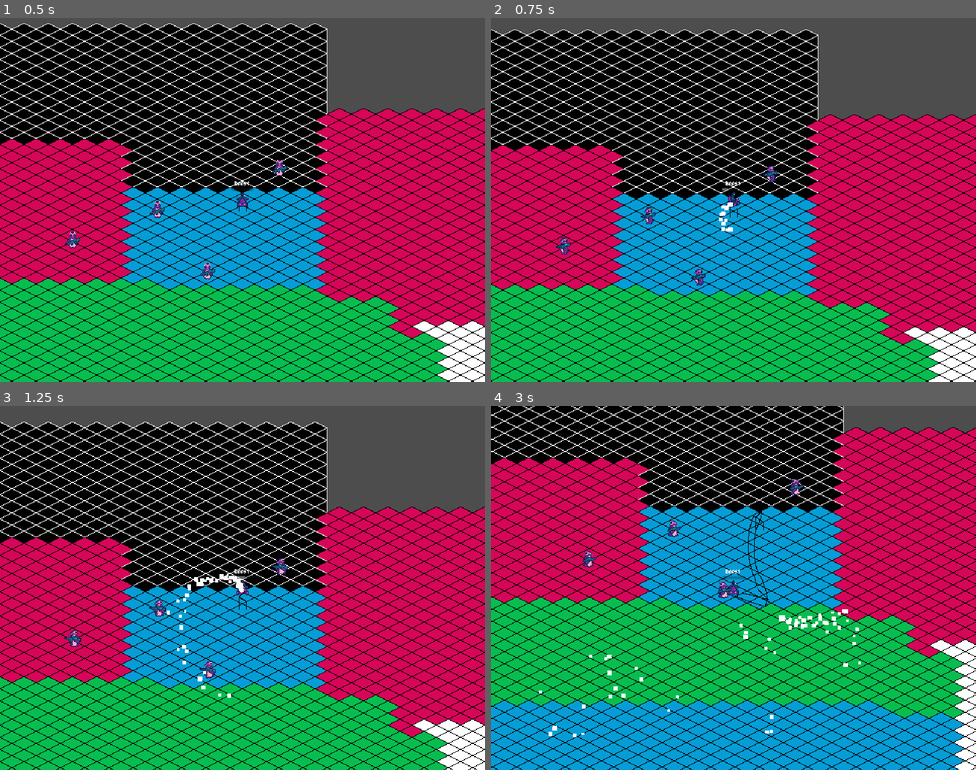
Above: before the commit, frames 1-4 (two rows, left to right).
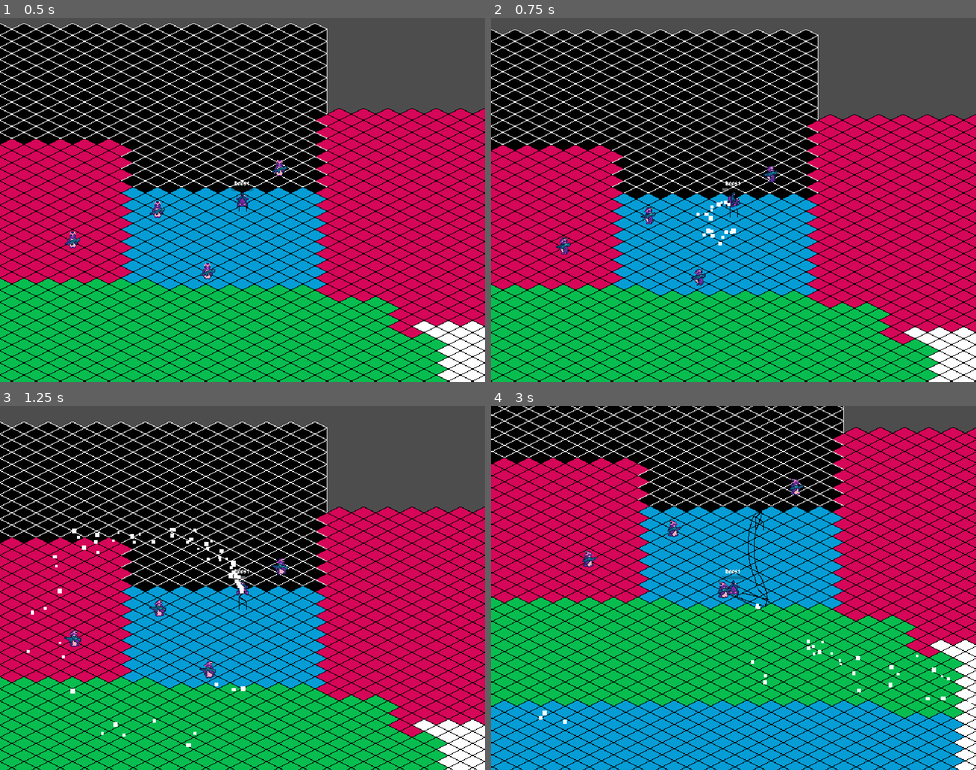
Above: after the commit, the same moments.

Repository: robert-brosh23/SLICK
Game: Godot game, scene res://main.tscn
The game is run twice, just before and just after one commit, with the same random seed, the same clock (stepped at 60 frames per second) and the same inputs.
Inputs:
- Up to frame 1 (0.5 s): no input
- Up to frame 2 (0.75 s): hold D (right) from 0.53 s (still down); hold Space (space) from 0.53 s (still down)
- Up to frame 3 (1.25 s): keep holding D (right); keep holding Space (space)
- Up to frame 4 (3 s): release D (right) at 1.28 s; release Space (space) at 1.28 s; hold A (left) 1.28-2.03 s; tap Space (space) at 1.35, 2.85 s; hold Space (space) 2.03-2.78 s; hold D (right) from 2.03 s (still down)

Frame 1 is identical in both runs. In frame 2, 0.2% of the frame differs, in the area x 42-51%, y 50-63%; in frame 3, 0.6%; in frame 4, 0.6%, in the area x 9-99%, y 54-91%.

Commit message:
add hitboxes

Diff:
--- a/player/player.gd
+++ b/player/player.gd
@@ -27,4 +27,3 @@
 	velocity.y *= 0.5
 	move_and_slide()
 	velocity.y *= 2.0
-	print(velocity.length())
--- a/player/snow_spray_particles/spawner/particle_spawner.gd
+++ b/player/snow_spray_particles/spawner/particle_spawner.gd
@@ -7,13 +7,14 @@
 var last_rotation : float
 var prev_particle_angle : Vector2
 var prev_particle_velocity : float
+var particle_spawn_angle: Vector2
+var particle_velocity: float
 
 func _process(delta: float) -> void:
 	var player_velocity_normalized = player.velocity.normalized() * -1
 
 	var rotation_delta = _get_and_update_rotation_delta(delta)
 
-	var particle_spawn_angle
 	if rotation_delta > 0 && player.velocity.length() > 20.0:
 		particle_spawn_angle = lerp(prev_particle_angle, (Vector2.UP.rotated(player.player_rotation.rotation) + player_velocity_normalized).normalized() * Vector2(-1.0,-1.0), 1.0 - exp(-8.0 * delta))
 	else:
@@ -21,7 +22,7 @@
 
 	prev_particle_angle = particle_spawn_angle
 
-	var particle_velocity = lerp(prev_particle_velocity, 10 + (player.velocity.length() * 1.2) * (5000.0 * rotation_delta),  1.0 - exp(-8.0 * delta))
+	particle_velocity = lerp(prev_particle_velocity, 10 + (player.velocity.length() * 1.2) * (5000.0 * rotation_delta),  1.0 - exp(-8.0 * delta))
 	prev_particle_velocity = particle_velocity
 
 	var mat = continuous_spawner.process_material as ParticleProcessMaterial
@@ -32,8 +33,15 @@
 func spawn_continuous():
 	prev_particle_velocity = 100.0
 	continuous_spawner.emitting = true
+	spawn_hurtboxes()
+
+func spawn_hurtboxes():
+	while continuous_spawner.emitting:
+		get_tree().root.add_child(SnowSprayHurtbox.spawn_and_shoot(player.global_position, particle_spawn_angle, particle_velocity, 1))
+		await get_tree().create_timer(.1).timeout
 
 func stop_spawn_continuous():
+	get_tree().root.add_child(SnowSprayHurtbox.spawn_and_shoot(player.global_position, particle_spawn_angle, particle_velocity, 1))
 	continuous_spawner.emitting = false
 
 func _get_and_update_rotation_delta(_delta: float) -> float:
@@ -46,7 +54,6 @@
 #region deprecated
 func spawn_snow_particles(velocity_direction: Vector2):
 	var particles = SnowSprayParticles.spawn_particles(velocity_direction)
-	print(velocity_direction)
 	add_child(particles)
 	handle_particles_clear(particles)
 
--- a/player/snow_spray_particles/spawner/particle_spawner.tscn
+++ b/player/snow_spray_particles/spawner/particle_spawner.tscn
@@ -7,7 +7,7 @@
 spread = 10.0
 initial_velocity_min = 80.0
 initial_velocity_max = 107.36
-gravity = Vector3(0, 49, 0)
+gravity = Vector3(0, 0, 0)
 scale_min = 3.0
 scale_max = 6.0
 
--- /dev/null
+++ b/player/snow_spray_particles/spray_hurtbox/snow_spray_hitbox.gd
@@ -0,0 +1,41 @@
+class_name SnowSprayHurtbox
+extends Node2D
+
+const SCENE = preload("res://player/snow_spray_particles/spray_hurtbox/snow_spray_hitbox.tscn")
+
+@export var collision_shape: CollisionShape2D
+
+var direction: Vector2
+var speed: float
+var time_to_live: float
+
+static func spawn_and_shoot(_pos: Vector2, _direction: Vector2, _speed: float, _time_to_live: float = 1.0) -> SnowSprayHurtbox:
+	var hurtbox : SnowSprayHurtbox = SCENE.instantiate()
+	hurtbox.global_position = _pos
+	hurtbox.direction = _direction
+	hurtbox.speed = _speed
+	hurtbox.time_to_live = _time_to_live
+	return hurtbox
+
+func _physics_process(delta: float) -> void:
+	var velocity := speed * direction
+	print(velocity)
+	var motion := velocity * delta
+	print(motion)
+	global_position += motion
+
+func _ready() -> void:
+	_await_time_to_live_and_free()
+	_gradually_expand_collision_shape()
+
+func _await_time_to_live_and_free():
+	await get_tree().create_timer(time_to_live).timeout
+	queue_free()
+
+func _gradually_expand_collision_shape():
+	var shape = collision_shape.shape.duplicate() as CircleShape2D
+	collision_shape.shape = shape
+
+	while true:
+		shape.radius += 4
+		await get_tree().create_timer(.1).timeout
--- /dev/null
+++ b/player/snow_spray_particles/spray_hurtbox/snow_spray_hitbox.tscn
@@ -0,0 +1,16 @@
+[gd_scene format=3 uid="uid://b0oexl6sik4l7"]
+
+[ext_resource type="PackedScene" uid="uid://clt4igska5i10" path="res://util/Hurtbox/hurtbox.tscn" id="1_7m5mt"]
+[ext_resource type="Script" uid="uid://0e0a5hap13lr" path="res://player/snow_spray_particles/spray_hurtbox/snow_spray_hitbox.gd" id="1_vu5hj"]
+
+[sub_resource type="CircleShape2D" id="CircleShape2D_vu5hj"]
+radius = 3.0
+
+[node name="SnowSprayHurtbox" type="Node2D" unique_id=686593674 node_paths=PackedStringArray("collision_shape")]
+script = ExtResource("1_vu5hj")
+collision_shape = NodePath("Hurtbox/CollisionShape2D")
+
+[node name="Hurtbox" parent="." unique_id=1198781051 instance=ExtResource("1_7m5mt")]
+
+[node name="CollisionShape2D" type="CollisionShape2D" parent="Hurtbox" unique_id=1004774737]
+shape = SubResource("CircleShape2D_vu5hj")
--- a/player/state/charge_state.gd
+++ b/player/state/charge_state.gd
@@ -20,6 +20,7 @@
 	charge_amount = 0.0
 	charge_manuverability = CHARGE_MANUVERABILITY_MAX
 	player.friction = BRAKE_CHARGE_FRICTION
+	particle_spawner.spawn_continuous()
 
 	particle_spawner.last_rotation = player.player_rotation.rotation
 
@@ -33,8 +34,6 @@
 		player.player_rotation.rotate(charge_manuverability * _delta)
 	elif Input.is_action_pressed("left"):
 		player.player_rotation.rotate(-1.0 * charge_manuverability * _delta)
-
-	particle_spawner.spawn_continuous()
 
 	if !Input.is_action_pressed("space"):
 		_release_boost(_delta)
--- /dev/null
+++ b/util/Hitbox/hitbox.gd
@@ -0,0 +1,6 @@
+class_name HitBox extends Area2D
+
+signal Damaged(damage: int)
+
+func TakeDamage(idOfHurtbox: int, damage: int) -> void:
+	Damaged.emit(damage)
--- /dev/null
+++ b/util/Hitbox/hitbox.tscn
@@ -0,0 +1,8 @@
+[gd_scene format=3 uid="uid://gdei2nsvuf6g"]
+
+[ext_resource type="Script" uid="uid://b7fvm6ke1vq2a" path="res://util/Hitbox/hitbox.gd" id="1_p7cpr"]
+
+[node name="Hitbox" type="Area2D" unique_id=23520686]
+collision_mask = 0
+monitoring = false
+script = ExtResource("1_p7cpr")
--- /dev/null
+++ b/util/Hurtbox/hurtbox.gd
@@ -0,0 +1,21 @@
+class_name HurtBox extends Area2D
+
+signal OnHitConnect
+
+@export var damage : int = 1
+
+var id: int = 0
+
+func _ready() -> void:
+	area_entered.connect(AreaEntered)
+
+func _process(delta: float) -> void:
+	pass
+
+func setId(id: int):
+	self.id = id
+
+func AreaEntered(a: Area2D) -> void:
+	if a is HitBox:
+		emit_signal("OnHitConnect")
+		a.TakeDamage(id, damage)
--- /dev/null
+++ b/util/Hurtbox/hurtbox.tscn
@@ -0,0 +1,9 @@
+[gd_scene format=3 uid="uid://clt4igska5i10"]
+
+[ext_resource type="Script" uid="uid://bca8c3b36hmk4" path="res://util/Hurtbox/hurtbox.gd" id="1_uk8bc"]
+
+[node name="Hurtbox" type="Area2D" unique_id=1198781051]
+collision_layer = 0
+collision_mask = 2
+monitorable = false
+script = ExtResource("1_uk8bc")
Not shown, added: player/snow_spray_particles/spray_hurtbox/snow_spray_hitbox.gd.uid
Not shown, added: util/Hitbox/hitbox.gd.uid
Not shown, added: util/Hurtbox/hurtbox.gd.uid
